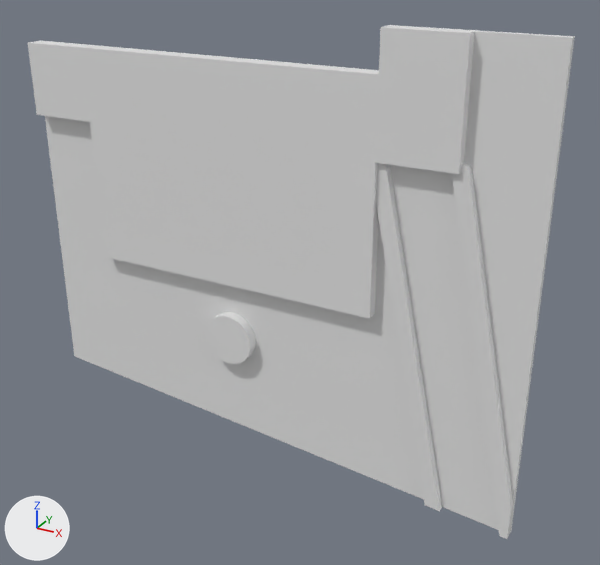
The COLLADA model grmi_worlds/world_models/GRMI_pool_seabed/meshes/suelo.dae, before and after one commit.
Before and after are seen from a 50 mm camera at (5.89, -8.86, 3.59) aimed at (1.01, 0.02, -0.86). Arrows for +X, +Y and +Z are at lower left; the lights stay in place.

In view in the first picture: 'node'.
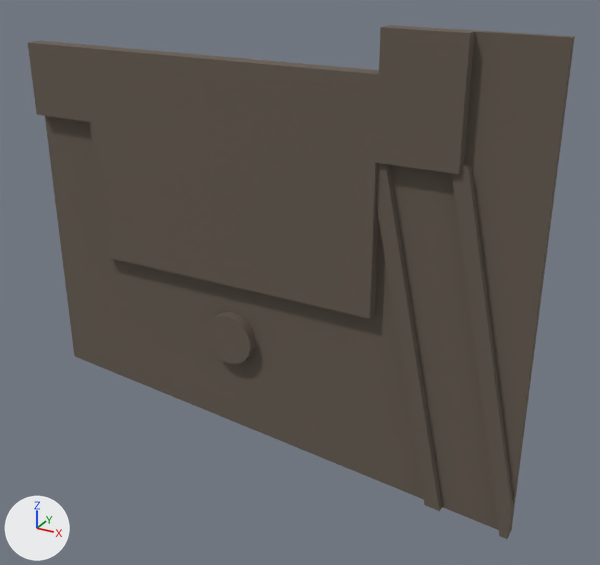
The newer file is also turned or shifted as a whole; pictures and numbers use the older file's frame.

Location of each change, (x1, y1, x2, y2) in pixels of the pictures (600 x 565 px; the box of a moved part takes in the faces that stretch with it):
part 1 of me_shape0, cut back: (75, 260, 424, 499) in both
part 2 of me_shape0, moved or reshaped (not visible afterwards): before (460, 41, 570, 173)
part 3 of me_shape0, recoloured (grey to brown): (28, 25, 575, 539) in both

Diff of the bpy script that builds the scene:
```diff
--- a/grmi_worlds/world_models/GRMI_pool_seabed/meshes/suelo.dae.py
+++ b/grmi_worlds/world_models/GRMI_pool_seabed/meshes/suelo.dae.py
@@ mat_part__feature @@
+mat_part__feature = principled_material('Part__Feature')
+mat_part__feature.base_color = (0.13, 0.105, 0.0802)  # brown #655b50
+mat_part__feature.roughness = 0.9
@@ me_shape0 @@
 # used by ob_node; location = (0.0, 0.0, 0.0)
-me_shape0.from_pydata(...)  # 988 vertices, 1972 faces; spans x -3.15..4.15, y -0.25..0.0, z -3.69..2.5
+me_shape0.from_pydata(...)  # 184 vertices, 364 faces; spans x -3.15..4.15, y -0.25..0.0, z -3.69..2.5
+# me_shape0 part 1: 11 vertices moved from x -0.35..0.36, y -0.25..-0.1, z -2.2..-1.51 to x -0.34..0.36, y -0.25..-0.1, z -2.18..-1.51; 872 vertices removed from x -0.37..0.37, y -0.25..-0.1, z -2.22..-1.48; 68 vertices added at x -0.37..0.37, y -0.25..-0.1, z -2.22..-1.48
+# me_shape0 part 2: 2 vertices removed from x 3.16..3.24, y -0.2..-0.1, z 1.03..1.1; 2 vertices added at x 3.05, y -0.2..-0.1, z 0.99
+# me_shape0 part 3: 96 faces spanning x -3.15..4.15, y -0.25..0.0, z -3.69..2.5 switch from no material to mat_part__feature (brown #655b50)
```
